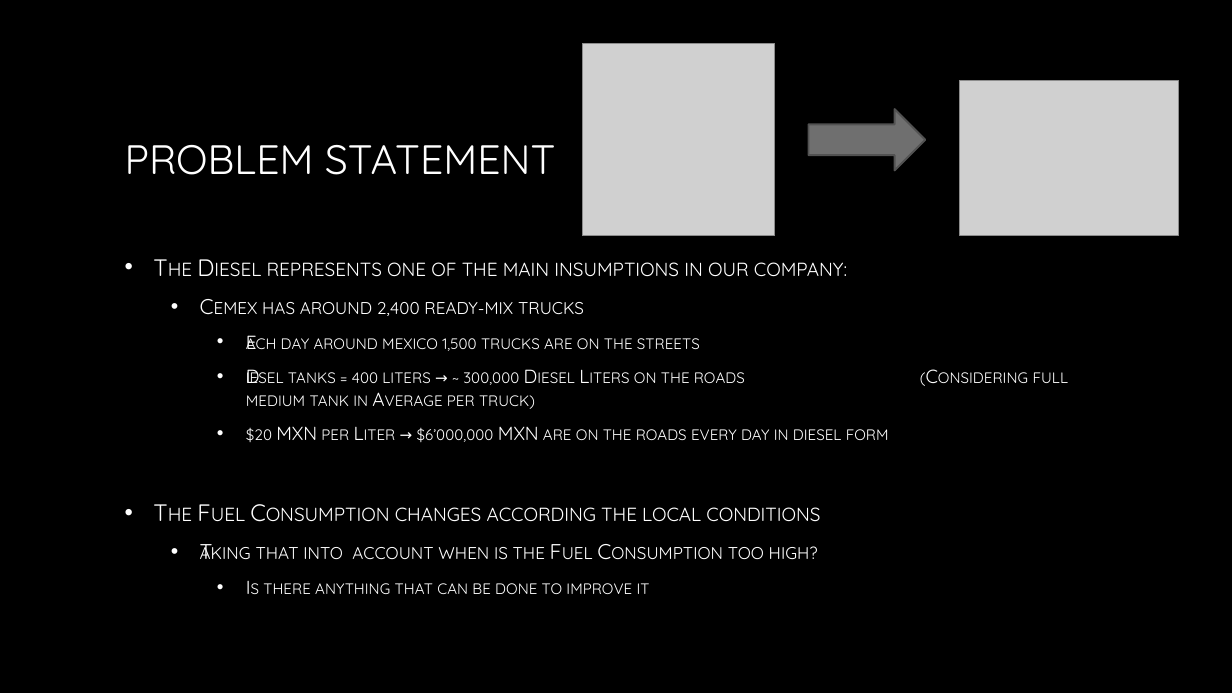
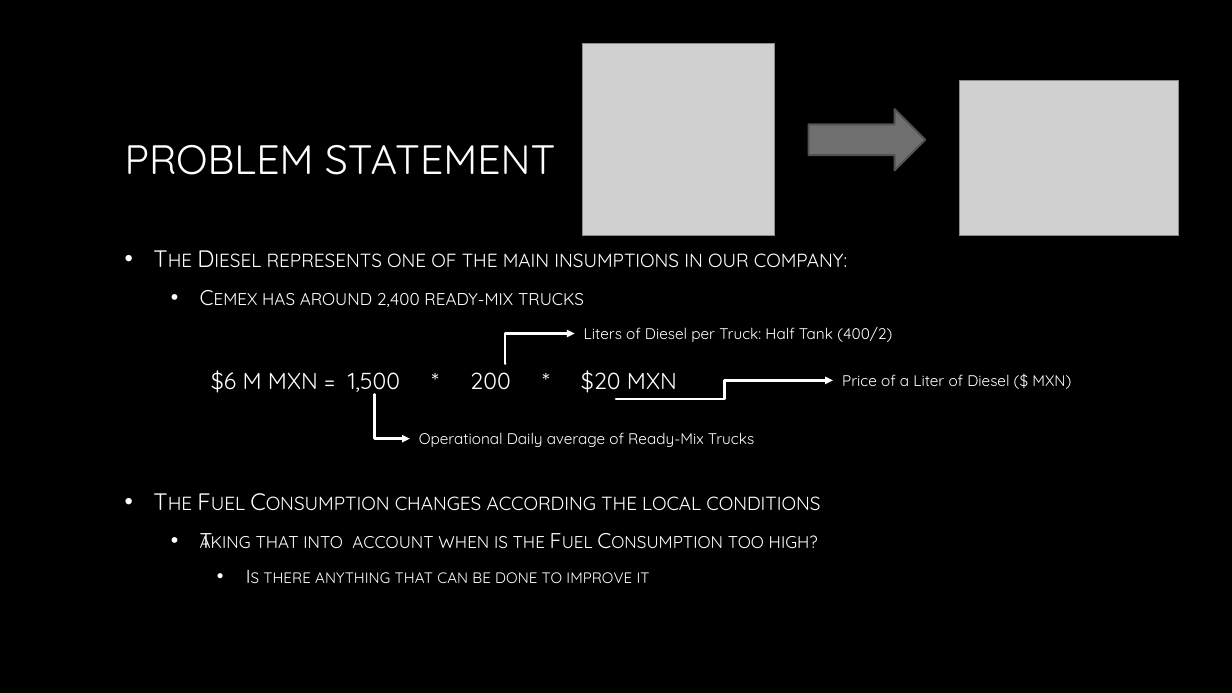
Before and after one commit to rgamerosl/capstone-project, a slide deck: slide 4 of Presentation.pptx. Drawn at 1232x693 pixels with LibreOffice and Linux fonts; fonts in the diff are those of the drawing; grey boxes stand for pictures; background and template pictures are left out. Boxes give left, top, right and bottom in pixels: in the first picture for what was removed or moved away, otherwise in the second. Text is boxed around its words. In the diff, an @@ line names an element or a change of style, - is before the commit and + after.

Commit message:
Intermediate version with some improvements

```diff
--- a/Presentation.pptx
+++ b/Presentation.pptx
@@ text "The Diesel represents one of ...": place and size @@
-text "The Diesel represents one of ..." at (246,262,889,594)
+text "The Diesel represents one of ..." at (256,253,847,583)
@@ text added at (584,327,892,342), 12 pt, text #FFFFFF @@
+Liters of Diesel per Truck: Half Tank (400/2)
@@ text at (246,338,889,442): paragraphs removed @@
-    • Each day around mexico 1,500 trucks are on the streets
-    • Diesel tanks = 400 liters → ~ 300,000 Diesel Liters on the roads (Considering full medium tank in Average per truck)
-    • $20 MXN per Liter → $6’000,000 MXN are on the roads every day in diesel form
@@ elbow arrow added from (506, 363) to (575, 334), #FFFFFF 2 pt @@
@@ text added at (211,370,677,395), 18 pt, text #FFFFFF @@
+$6 M MXN = 1,500 * 200 * $20 MXN
@@ elbow arrow added from (616, 399) to (834, 381), #FFFFFF 2 pt @@
@@ text added at (842,374,1071,389), 12 pt, text #FFFFFF @@
+Price of a Liter of Diesel ($ MXN)
@@ elbow arrow added from (374, 395) to (409, 439), #FFFFFF 2 pt @@
@@ text added at (419,432,754,447), 12 pt, text #FFFFFF @@
+Operational Daily average of Ready-Mix Trucks
```
Also in this commit, not shown: 4 other slides changed, 1 slide added, 1 slide removed.
